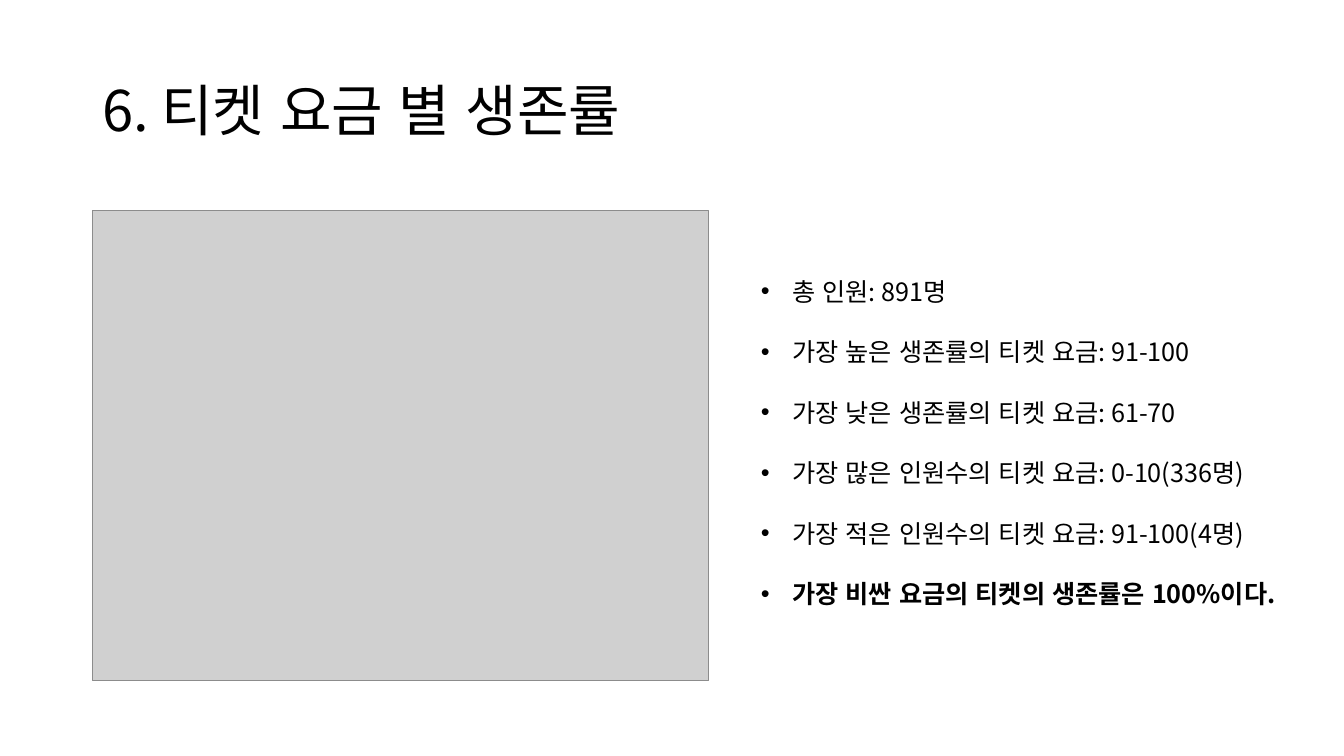
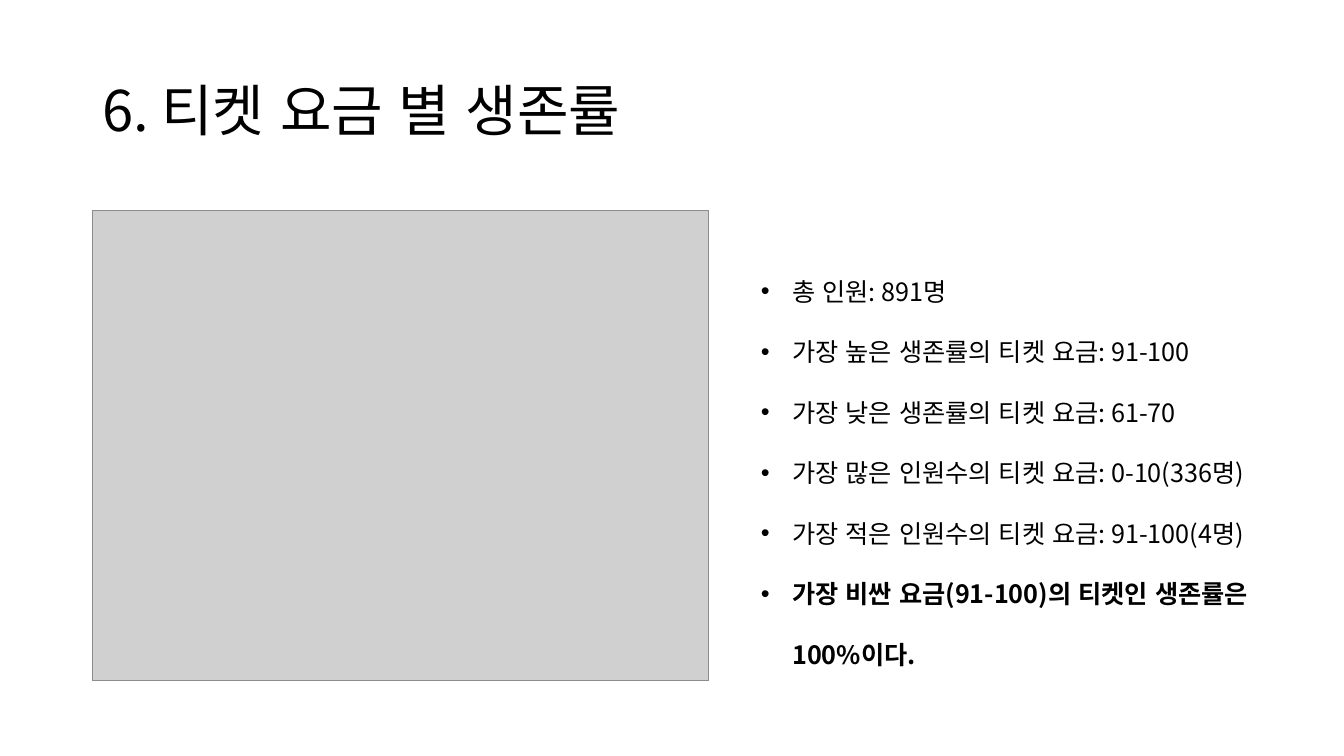
Before and after one commit to atto08/Titanic_tutorial, a slide deck: slide 7 of Train_Lee/project_titnic.pptx. Drawn at 1344x756 pixels with LibreOffice and Linux fonts; fonts in the diff are those of the drawing; grey boxes stand for pictures. Boxes give left, top, right and bottom in pixels: in the first picture for what was removed or moved away, otherwise in the second. Text is boxed around its words. In the diff, an @@ line names an element or a change of style, - is before the commit and + after.

```diff
--- a/Train_Lee/project_titnic.pptx
+++ b/Train_Lee/project_titnic.pptx
@@ text at <box>792,582,1248,667</box>: text changed @@
-• 가장 비싼 요금의 티켓의 생존률은 100%이다.
+• 가장 비싼 요금(91-100)의 티켓인 생존률은 100%이다.
```
Also in this commit, not shown: 4 other slides changed, 1 other file.
